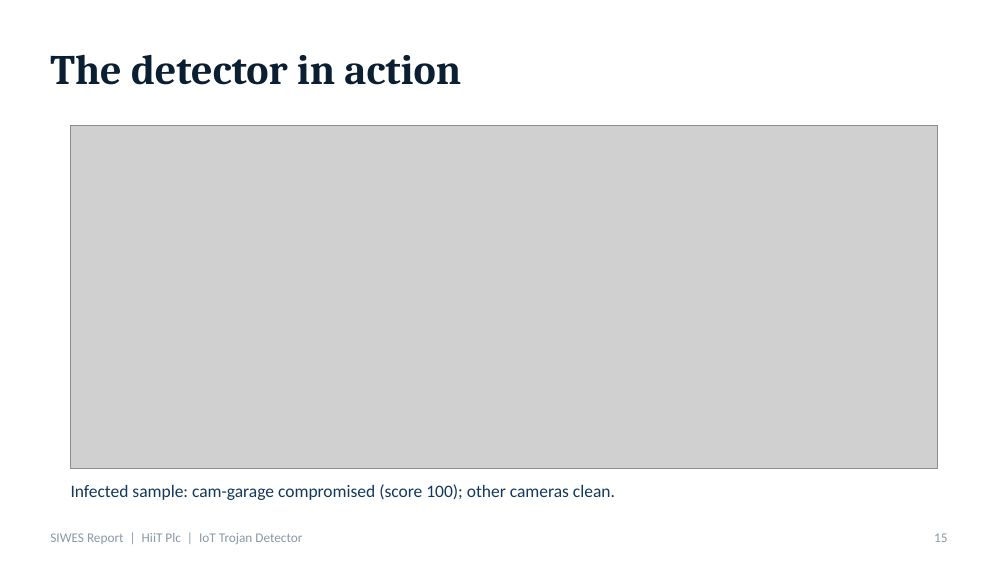
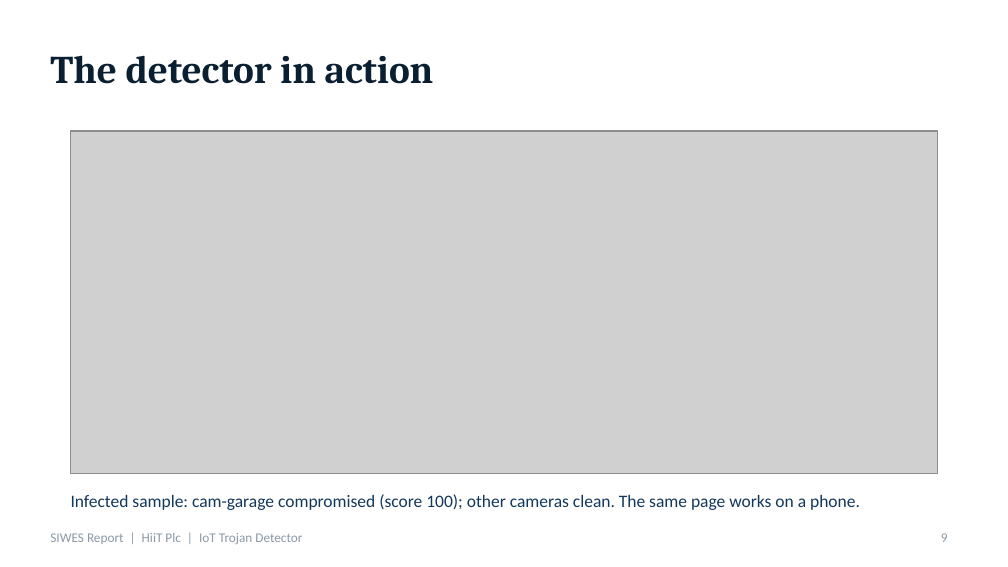
Before and after one commit to emmanuelekopimo/build-with-ai, a slide deck: slide 9 of docs/SIWES-Presentation-HiiT-Plc-IoT-Trojan-Detector.pptx (slide 15 before the commit). Drawn at 1008x567 pixels with LibreOffice and Linux fonts; fonts in the diff are those of the drawing; grey boxes stand for pictures. Boxes give left, top, right and bottom in pixels: in the first picture for what was removed or moved away, otherwise in the second. Text is boxed around its words. In the diff, an @@ line names an element or a change of style, - is before the commit and + after.

```diff
--- a/docs/SIWES-Presentation-HiiT-Plc-IoT-Trojan-Detector.pptx
+++ b/docs/SIWES-Presentation-HiiT-Plc-IoT-Trojan-Detector.pptx
@@ title "The detector in action" at box(50, 55, 434, 84): size 30 to 28 pt @@
@@ picture: place and size @@
-picture at box(71, 126, 937, 469)
+picture at box(71, 131, 937, 474)
@@ text at box(71, 494, 860, 510): text changed @@
-Infected sample: cam-garage compromised (score 100); other cameras clean.
+Infected sample: cam-garage compromised (score 100); other cameras clean. The same page works on a phone.
@@ page number at box(941, 533, 948, 542): text changed @@
-15
+9
```
Also in this commit, not shown: 11 other slides changed, 2 slides added, 11 slides removed, 1 other file.
